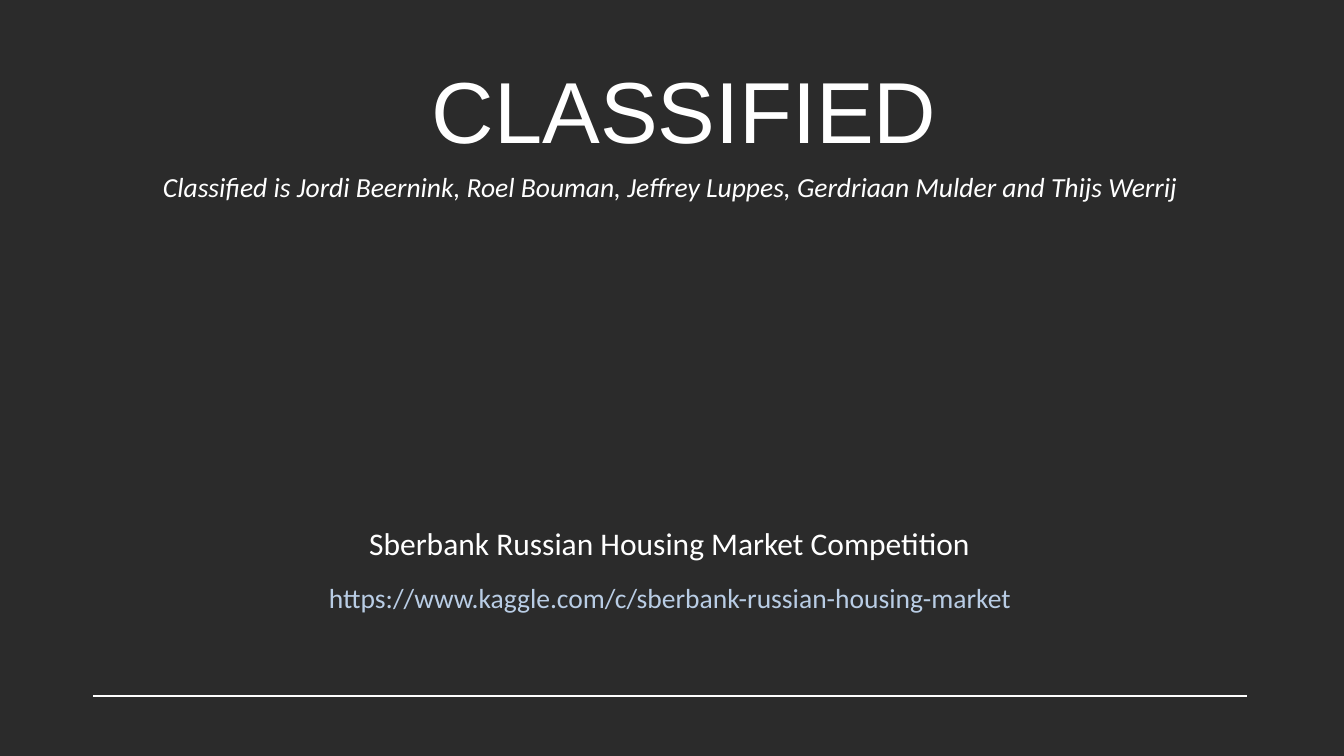
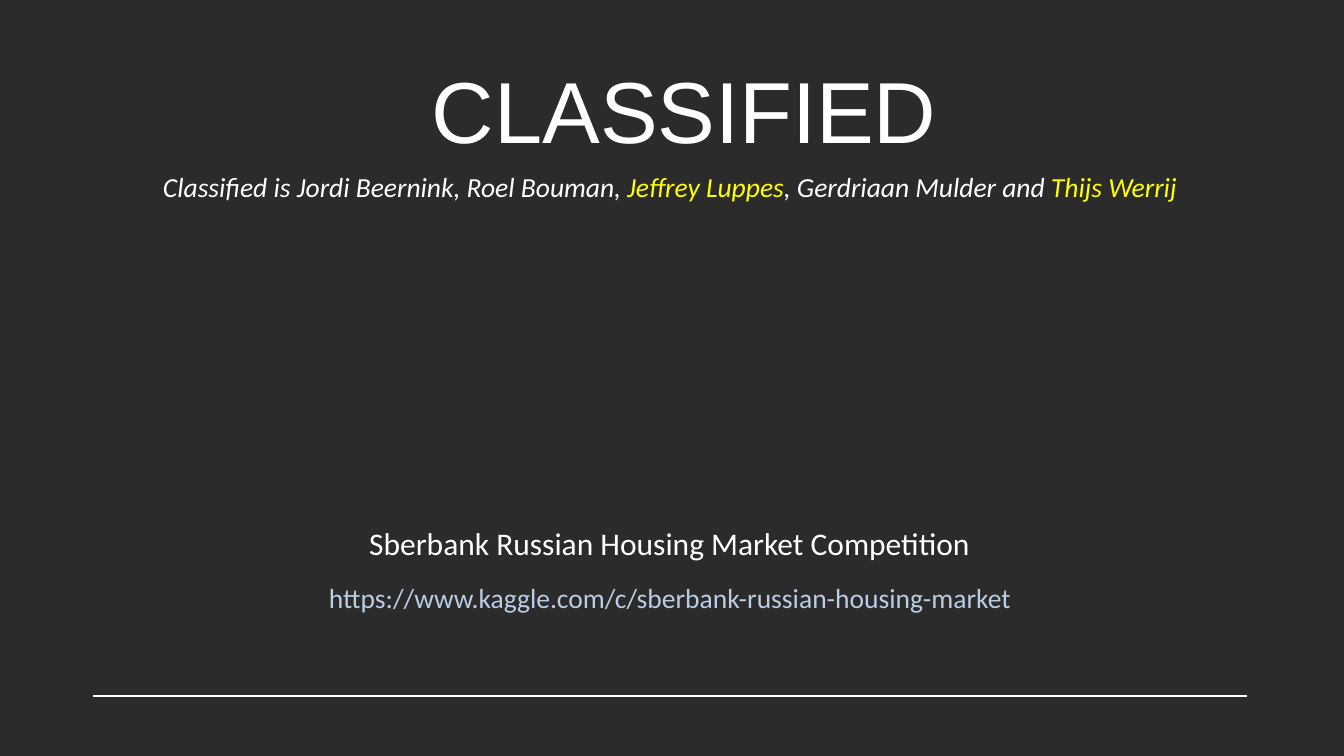
Before and after one commit to mrngm/Classified, a slide deck: slide 1 of presentatie/Classified_MLiP_final_presentation_2.pptx. Drawn at 1344x756 pixels with LibreOffice and Linux fonts; fonts in the diff are those of the drawing; background and template pictures are left out; a plain dark background stands for a picture behind light text. Boxes give left, top, right and bottom in pixels: in the first picture for what was removed or moved away, otherwise in the second. Text is boxed around its words. In the diff, an @@ line names an element or a change of style, - is before the commit and + after.

Commit message:
Now includes Jeffreys slides, first final version

```diff
--- a/presentatie/Classified_MLiP_final_presentation_2.pptx
+++ b/presentatie/Classified_MLiP_final_presentation_2.pptx
@@ text "Classified is Jordi Beernink, Roel ..." at box(163, 178, 1176, 202): text colour #FFFFFF to #FFFF00 in "Jeffrey Luppes, Thijs Werrij" @@
```
Also in this commit, not shown: 5 other slides changed, 8 slides added, 5 slides removed, 1 other file.
